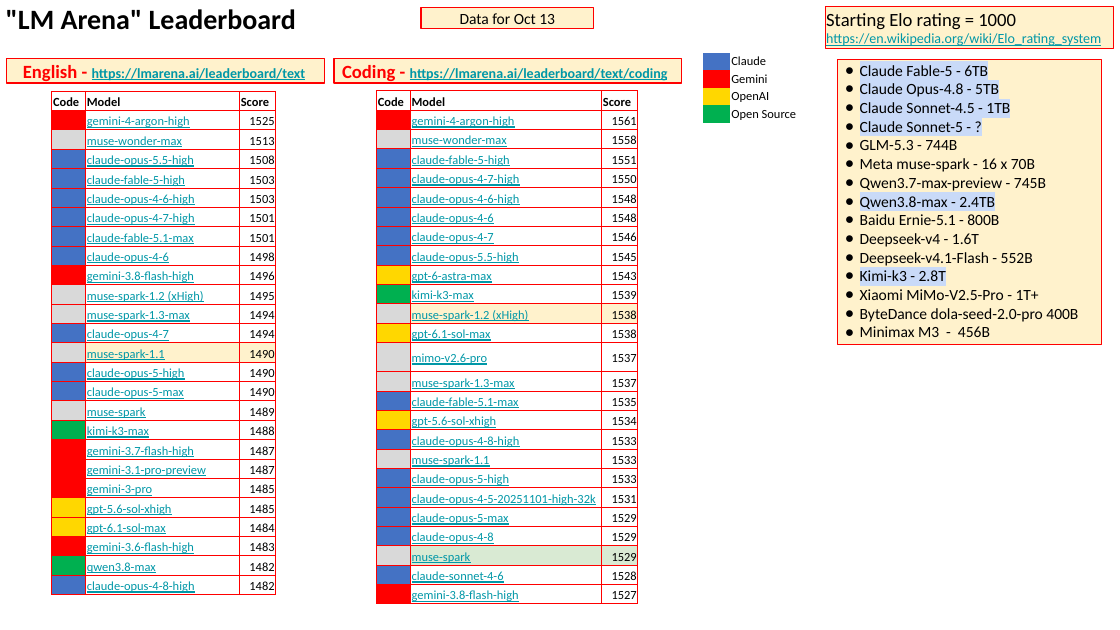
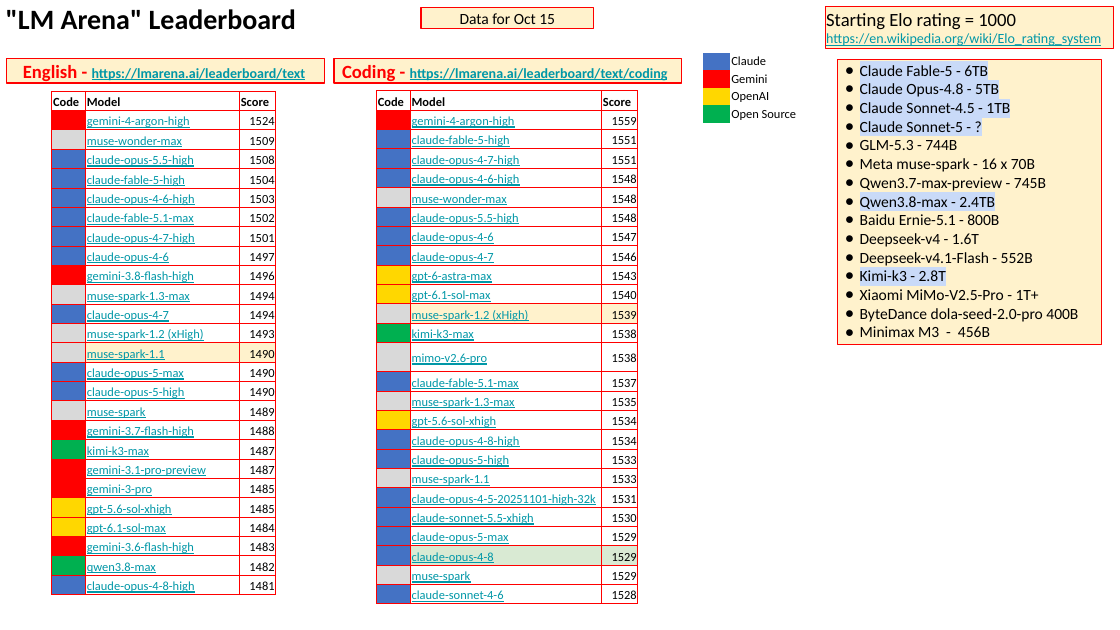
Before and after one commit to lselector/seminar, a slide deck: slide 2 of 2026/2026-10-16-AI-News.pptx. Drawn at 1120x630 pixels with LibreOffice and Linux fonts; fonts in the diff are those of the drawing. Boxes give left, top, right and bottom in pixels: in the first picture for what was removed or moved away, otherwise in the second. Text is boxed around its words. In the diff, an @@ line names an element or a change of style, - is before the commit and + after.

Commit message:
update

```diff
--- a/2026/2026-10-16-AI-News.pptx
+++ b/2026/2026-10-16-AI-News.pptx
@@ text in rectangle at [460, 13, 555, 29]: text changed @@
-Data for Oct 13
+Data for Oct 15
@@ table at [52, 91, 276, 597] @@
-row 2, column 3: 1525
+row 2, column 3: 1524
-row 3, column 3: 1513
+row 3, column 3: 1509
-row 5, column 3: 1503
+row 5, column 3: 1504
+row 7: ■ | claude-fable-5.1-max | 1502
-row 8: ■ | claude-fable-5.1-max | 1501
-row 9: ■ | claude-opus-4-6 | 1498
+row 9: ■ | claude-opus-4-6 | 1497
-row 11: ■ | muse-spark-1.2 (xHigh) | 1495
+row 13: ■ | muse-spark-1.2 (xHigh) | 1493
+row 15: ■ | claude-opus-5-max | 1490
-row 16: ■ | claude-opus-5-max | 1490
-row 18, column 2: kimi-k3-max
+row 18, column 2: gemini-3.7-flash-high
-row 19, column 2: gemini-3.7-flash-high
+row 19, column 2: kimi-k3-max
-row 26, column 3: 1482
+row 26, column 3: 1481
@@ fill #D9D9D9 to #4472C4 in row 12, column 1 @@
@@ fill #4472C4 to #D9D9D9 in row 13, column 1 @@
@@ fill #00B050 to #FF0000 in row 18, column 1 @@
@@ fill #FF0000 to #00B050 in row 19, column 1 @@
@@ text colour #D9D9D9 to #4472C4, text colour #4472C4 to #D9D9D9, text colour #00B050 to #FF0000, text colour #FF0000 to #00B050 in "■" @@
@@ table at [376, 91, 637, 606] @@
-row 2: ■ | gemini-4-argon-high | 1561
-row 3: ■ | muse-wonder-max | 1558
+row 2: ■ | gemini-4-argon-high | 1559
-row 4, column 3: 1550
+row 4, column 3: 1551
-row 7: ■ | claude-opus-4-6 | 1548
+row 6: ■ | muse-wonder-max | 1548
+row 7: ■ | claude-opus-5.5-high | 1548
+row 8: ■ | claude-opus-4-6 | 1547
-row 9: ■ | claude-opus-5.5-high | 1545
-row 11, column 2: kimi-k3-max
+row 11, column 2: gpt-6.1-sol-max
-row 11, column 3: 1539
+row 11, column 3: 1540
-row 12, column 3: 1538
+row 12, column 3: 1539
-row 13, column 2: gpt-6.1-sol-max
+row 13, column 2: kimi-k3-max
-row 14, column 3: 1537
+row 14, column 3: 1538
-row 15, column 2: muse-spark-1.3-max
+row 15, column 2: claude-fable-5.1-max
-row 16, column 2: claude-fable-5.1-max
+row 16, column 2: muse-spark-1.3-max
-row 18: ■ | claude-opus-4-8-high | 1533
+row 18: ■ | claude-opus-4-8-high | 1534
+row 19: ■ | claude-opus-5-high | 1533
-row 20: ■ | claude-opus-5-high | 1533
+row 22: ■ | claude-sonnet-5.5-xhigh | 1530
-row 26: ■ | gemini-3.8-flash-high | 1527
@@ fill #D9D9D9 to #4472C4 in 4 cells @@
@@ fill #4472C4 to #D9D9D9 in 4 cells @@
@@ fill #00B050 to #FFD700 in row 11, column 1 @@
@@ fill #FFD700 to #00B050 in row 13, column 1 @@
@@ fill #FF0000 to #4472C4 in row 26, column 1 @@
@@ text colour #D9D9D9 to #4472C4, text colour #4472C4 to #D9D9D9 in "■", "■", "■", "■" @@
@@ text colour #00B050 to #FFD700, text colour #FFD700 to #00B050, text colour #FF0000 to #4472C4 in "■" @@
```
Also in this commit, not shown: 12 other slides changed, 5 slides added.
